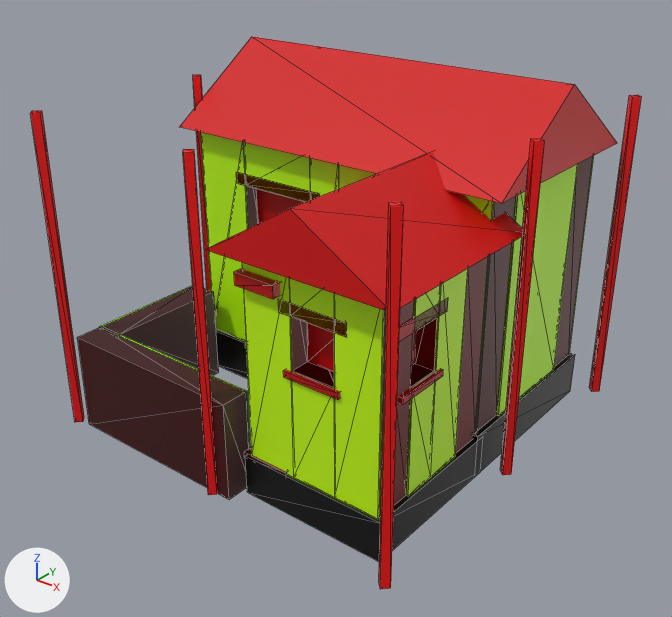
Before and after pictures for a commit that changed the glTF model game/models/common_housing_4_lod1.glb.
Rendered twice from a camera (50 mm lens) standing at (3.61, -4.33, 2.61) and looking at (1.05, -1.13, 0.63). The axes (+X, +Y, +Z) are drawn at lower left. The lights are the same throughout. The older version comes first. Mesh edges are drawn as thin lines. Vertices at exactly the same position are counted once.

The scene before the commit, as lines of its bpy script (objects in view):
```python
me_common_housing_4_lod1 = bpy.data.meshes.new('common_housing_4_lod1')
me_common_housing_4_lod1.from_pydata(...)  # 508 vertices, 982 faces; spans x 0.0..2.0, y -2.0..0.0, z 0.0..1.75
me_common_housing_4_lod1.materials.append(mat_defaultmaterial)
ob_common_housing_4_lod1 = bpy.data.objects.new('common_housing_4_lod1', me_common_housing_4_lod1)
ob_common_housing_4_lod1.location = (0.0, 0.0, 0.0)
```
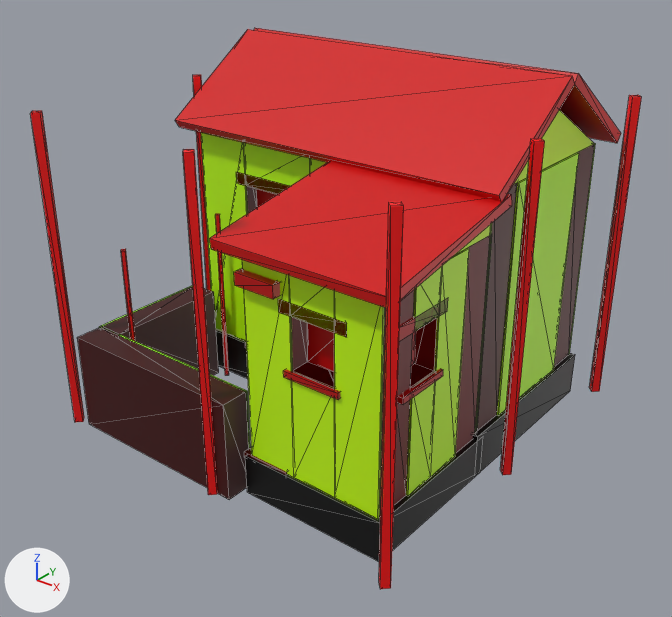
Changed parts and their boxes (x1, y1, x2, y2) in the pictures (672 x 617 px):
'common_housing_4_lod1', reshaped: before (31, 37, 641, 589); after (31, 28, 641, 589)
part 1 of me_common_housing_4_lod1, added (red): after (215, 214, 229, 375)
part 2 of me_common_housing_4_lod1, added (red): after (121, 249, 135, 341)
part 3 of me_common_housing_4_lod1, rebuilt (8% shorter): before (205, 151, 524, 311); after (209, 161, 512, 308)
part 4 of me_common_housing_4_lod1, built on: before (180, 37, 617, 203); after (175, 28, 621, 255)

The change, as a diff of the scene's bpy script:
```diff
--- a/game/models/common_housing_4_lod1.glb.py
+++ b/game/models/common_housing_4_lod1.glb.py
@@ me_common_housing_4_lod1 @@
 # used by ob_common_housing_4_lod1; location = (0.0, 0.0, 0.0)
-me_common_housing_4_lod1.from_pydata(...)  # 508 vertices, 982 faces; spans x 0.0..2.0, y -2.0..0.0, z 0.0..1.75
+me_common_housing_4_lod1.from_pydata(...)  # 536 vertices, 1030 faces; spans x 0.0..2.0, y -2.0..0.0, z 0.0..1.79
+# me_common_housing_4_lod1 part 1: the loose piece of 8 vertices spanning x 0.0..0.06, y -1.03..-0.97, z 0.0..1.6 is copied, and the copy is turned -90 degrees about the z axis through its middle and scaled by 0.594, then moved by (0.26, -0.16, -0.33); it spans x 0.28..0.3, y -1.17..-1.14, z 0.0..0.95
+# me_common_housing_4_lod1 part 2: the loose piece of 8 vertices spanning x 0.0..0.06, y -2.0..-1.94, z 0.0..1.6 is copied, and the copy is turned -90 degrees about the z axis through its middle and scaled by 0.594, then moved by (0.26, 0.19, -0.33); it spans x 0.28..0.3, y -1.79..-1.76, z 0.0..0.95
+# me_common_housing_4_lod1 part 3: the loose piece of 6 vertices spanning x 1.04..1.96, y -1.96..-0.99, z 1.2..1.48 is rebuilt with 8 vertices and now spans x 1.06..1.94, y -1.95..-1.11, z 1.2..1.4
+# me_common_housing_4_lod1 part 4
+# 2 vertices are removed from x 1.5, y -1.85..-1.1, z 1.38
+# 8 faces are deleted
+# 12 vertices are added at x 0.07..1.93, y -1.21..-0.04, z 1.2..1.79
+# 26 new faces join them
 me_common_housing_4_lod1.materials.append(mat_defaultmaterial)
```
